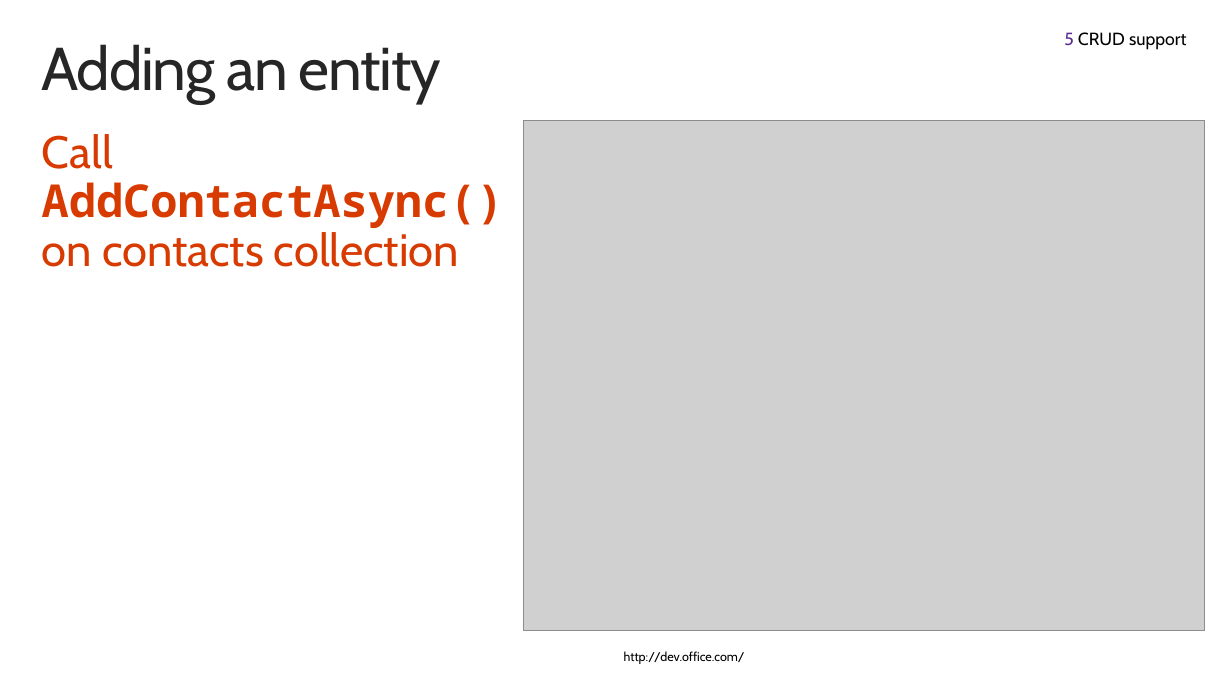
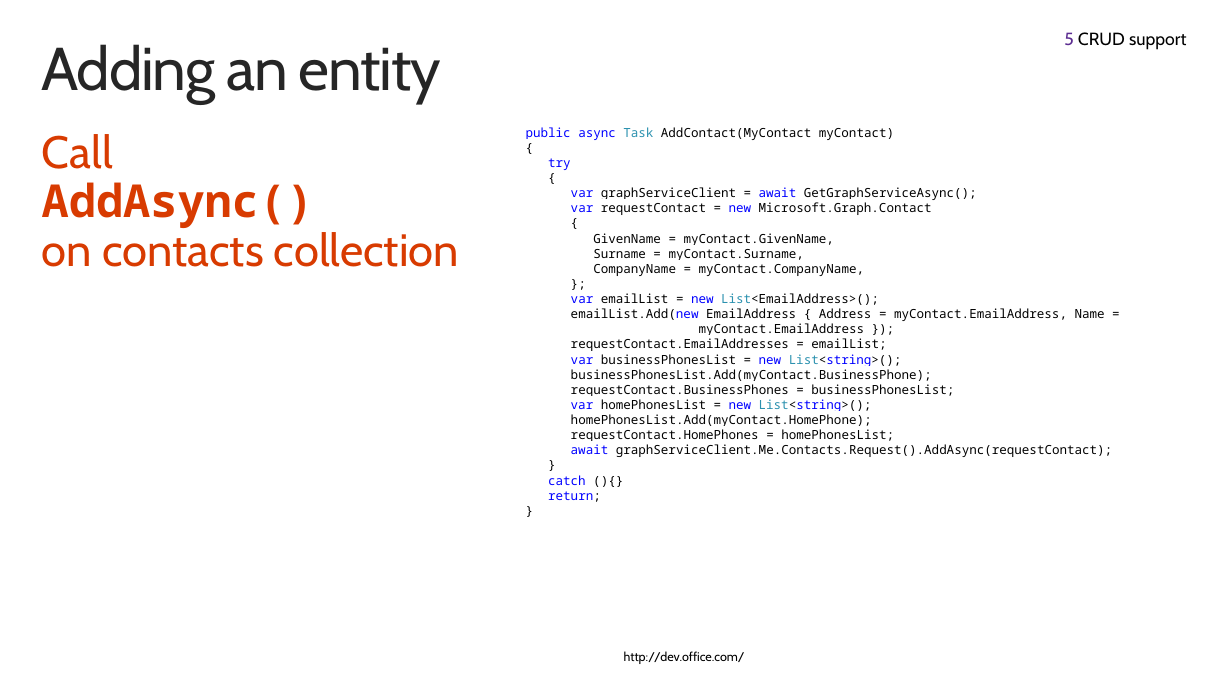
Before and after one commit to fabbbiob/TrainingContent, a slide deck: slide 10 of O3653/O3653-14 Deep Dive into Office 365 APIs for Contacts/O3653-14 Deep Dive into Office 365 APIs for Contacts.pptx. Drawn at 1232x693 pixels with LibreOffice and Linux fonts; fonts in the diff are those of the drawing; grey boxes stand for pictures; background and template pictures are left out. Boxes give left, top, right and bottom in pixels: in the first picture for what was removed or moved away, otherwise in the second. Text is boxed around its words. In the diff, an @@ line names an element or a change of style, - is before the commit and + after.

Commit message:
O3653-14: Addresses issue #318.

```diff
--- a/O3653/O3653-14 Deep Dive into Office 365 APIs for Contacts/O3653-14 Deep Dive into Office 365 APIs for Contacts.pptx
+++ b/O3653/O3653-14 Deep Dive into Office 365 APIs for Contacts/O3653-14 Deep Dive into Office 365 APIs for Contacts.pptx
@@ text at bbox=[42, 134, 459, 267]: text changed @@
-Call
-AddContactAsync()
-on contacts collection
+Call
+AddAsync()
+on contacts collection
@@ picture removed at bbox=[524, 120, 1205, 630] @@
@@ text added at bbox=[526, 127, 1112, 502], 10 pt, text #000000 @@
+public async Task AddContact(MyContact myContact)
+{
+try
+{
+var graphServiceClient = await GetGraphServiceAsync();
+var requestContact = new Microsoft.Graph.Contact
+{
+GivenName = myContact.GivenName,
+Surname = myContact.Surname,
+CompanyName = myContact.CompanyName,
+};
+var emailList = new List<EmailAddress>();
+emailList.Add(new EmailAddress { Address = myContact.EmailAddress, Name =
+myContact.EmailAddress });
+requestContact.EmailAddresses = emailList;
+var businessPhonesList = new List<string>();
+businessPhonesList.Add(myContact.BusinessPhone);
+requestContact.BusinessPhones = businessPhonesList;
+var homePhonesList = new List<string>();
+homePhonesList.Add(myContact.HomePhone);
+requestContact.HomePhones = homePhonesList;
+await graphServiceClient.Me.Contacts.Request().AddAsync(requestContact);
+}
+catch (){}
+return;
+}
```
Also in this commit, not shown: 1 other slide changed, 3 slides removed, 12 other files.
